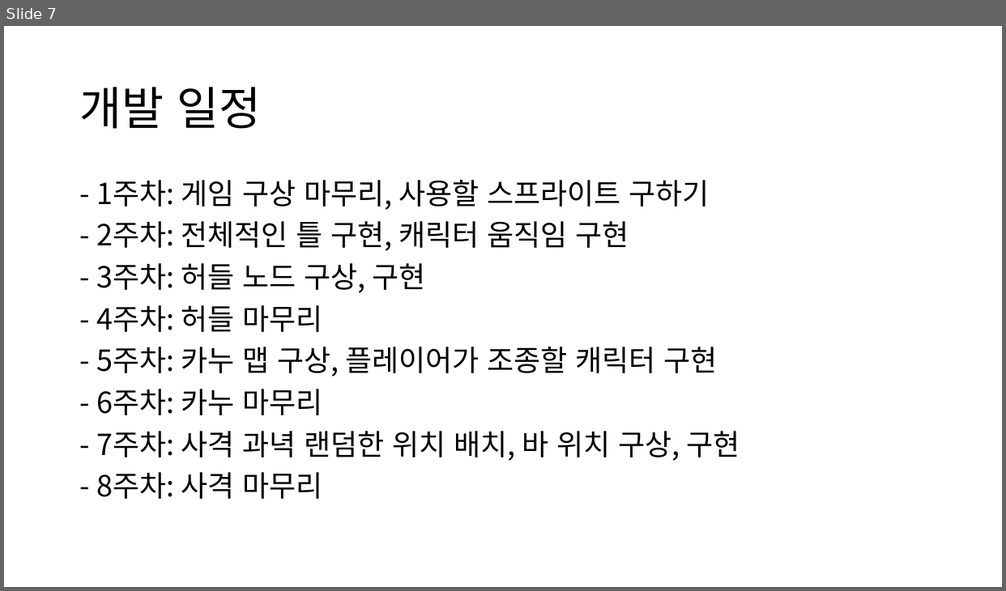
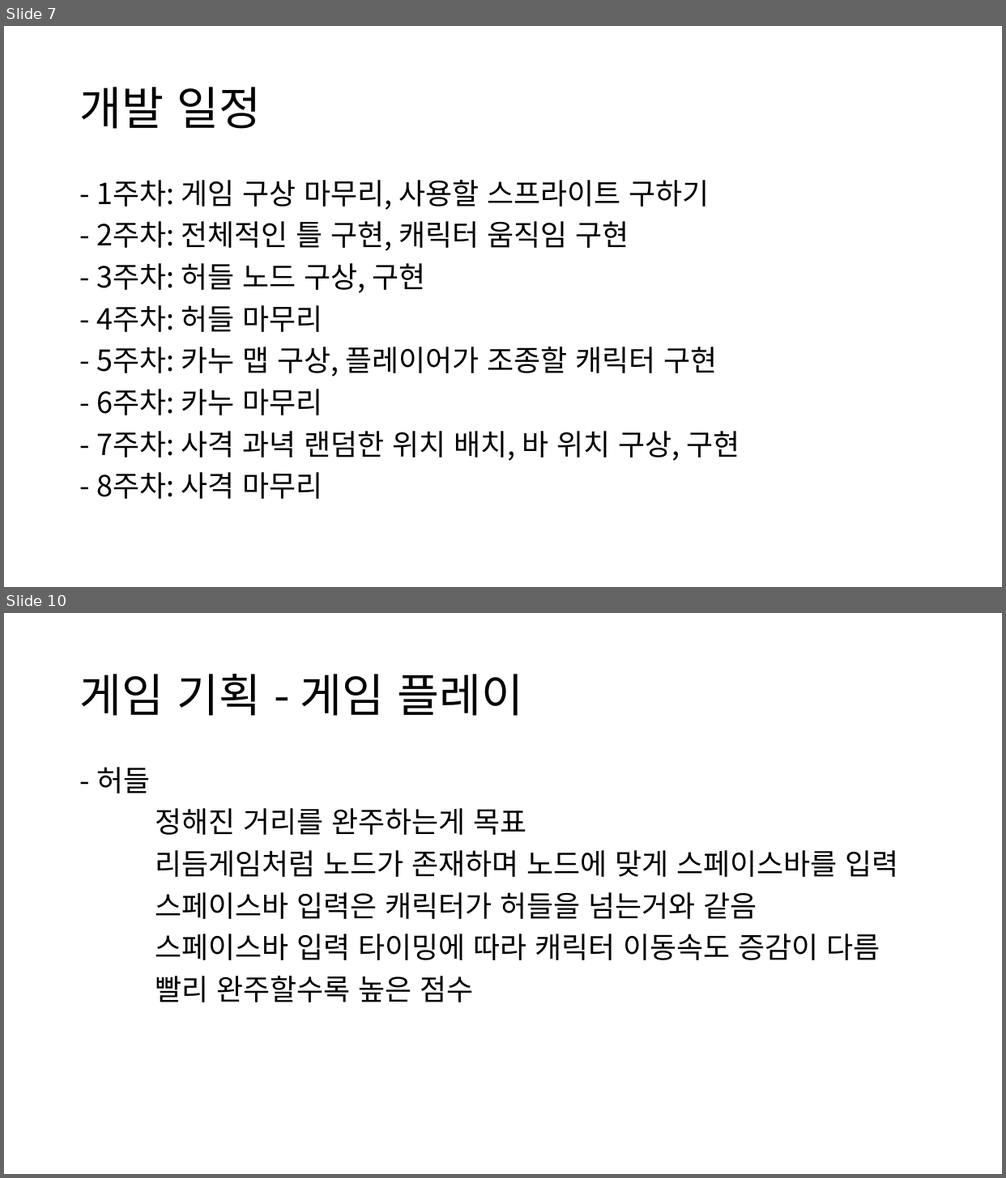
Before and after one commit to Rungbam/Project, a slide deck: 프로젝트.pptx. Shown one above the other, each under a label of ours: slide 7 before the commit, slides 7 and 10 after it; the slides between them are not shown. The pictures are 1006x591 and 1006x1178 pixels, drawn with LibreOffice and Linux fonts; fonts in the diff are those of the drawing. Boxes give left, top, right and bottom in pixels: in the first picture for what was removed or moved away, otherwise in the second. Text is boxed around its words. In the diff, an @@ line names an element or a change of style, - is before the commit and + after.

Commit message:
게임 기획 부분 추가

```diff
--- a/프로젝트.pptx
+++ b/프로젝트.pptx
@@ slide 10 added at bbox=[4, 613, 1002, 1174], background #FFFFFF @@
@@ title added at bbox=[80, 674, 524, 716], 44 pt, text #000000 @@
+게임 기획 - 게임 플레이
@@ text added at bbox=[96, 767, 899, 1003], 28 pt, text #000000 @@
+- 허들
+정해진 거리를 완주하는게 목표
+리듬게임처럼 노드가 존재하며 노드에 맞게 스페이스바를 입력
+스페이스바 입력은 캐릭터가 허들을 넘는거와 같음
+스페이스바 입력 타이밍에 따라 캐릭터 이동속도 증감이 다름
+빨리 완주할수록 높은 점수
```
Also in this commit, not shown: 6 other slides added.
